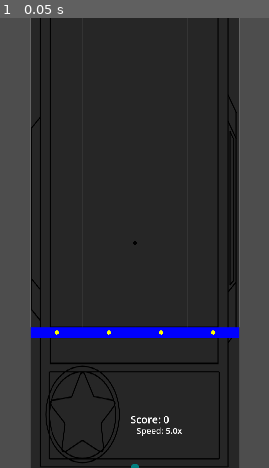
Above: before the commit, frame 1.
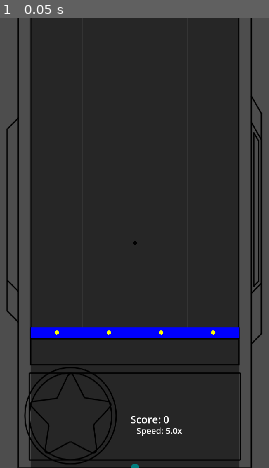
Above: after the commit, the same moment.

Repository: NothermanVEVO/June
Game: Godot game, scene res://Main.tscn
Two runs of this game, one before a commit and one after it. Both use one fixed random seed, a clock stepped at 60 frames per second and the inputs below.
Inputs:
- Up to frame 1 (0.05 s): no input

The runs differ from the first frame. In frame 1, 7.1% of the frame differs, in the area x 2-98%, y 0-100%.

Commit message:
2025/09/11 - 002
- Finally made a Gear that fits the screen correctly.

Diff:
--- a/beat-the-beat/Gear/Skins/JuneSkin.tscn
+++ b/beat-the-beat/Gear/Skins/JuneSkin.tscn
@@ -199,8 +199,7 @@
 
 [node name="NinePatchRect3" type="NinePatchRect" parent="."]
 layout_mode = 0
-offset_left = 710.0
-offset_top = -3.0
-offset_right = 1204.0
-offset_bottom = 1079.0
+offset_left = 651.0
+offset_right = 1265.0
+offset_bottom = 1082.0
 texture = ExtResource("4_purct")
Not shown, changed: beat-the-beat/concepts/gear_june_v4.kra
Not shown, removed: beat-the-beat/concepts/gear_june_v4.kra-autosave.kra
Not shown, added: beat-the-beat/concepts/gear_june_v4.kra~
Not shown, changed: beat-the-beat/concepts/gear_june_v5.kra
Not shown, changed: beat-the-beat/concepts/gear_june_v5.kra~
